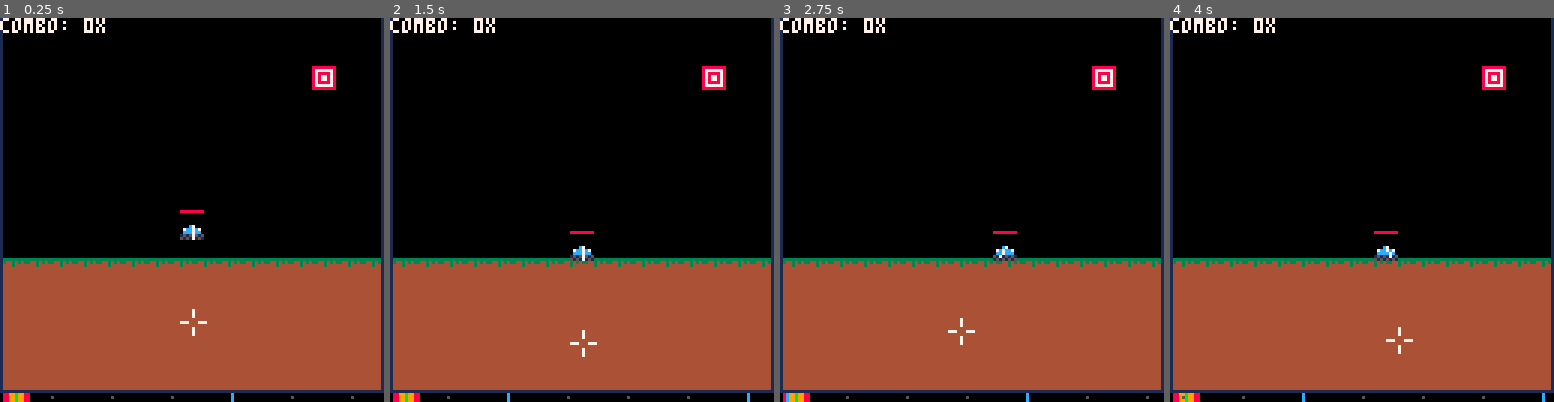
Above: before the commit, frames 1-4 (left to right).
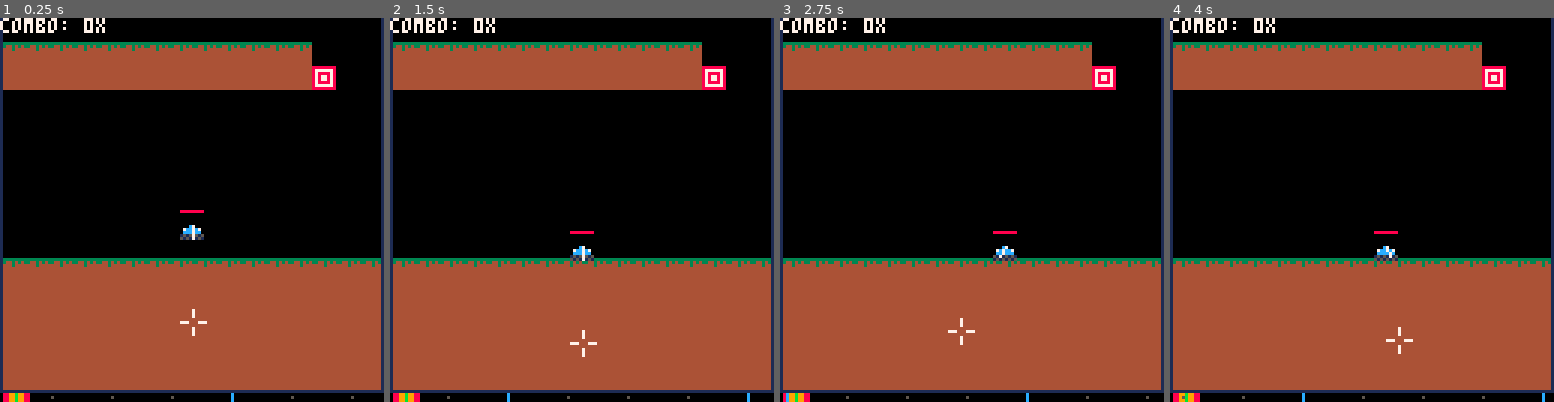
Above: after the commit, the same moments.

Repository: MarrMann/tanks.p8
Game: PICO-8 cartridge tanks.p8
Same seed, same stepped clock (60 frames per second), same inputs: the game is played once before the commit and once after it.
Inputs:
- Up to frame 1 (0.25 s): no input
- Up to frame 2 (1.5 s): tap X (X key) at 0.33, 1.07 s
- Up to frame 3 (2.75 s): hold Right 1.6-2.1 s; tap X (X key) at 1.85 s; hold Up 2.15-2.42 s; hold Right from 2.47 s (still down)
- Up to frame 4 (4 s): tap X (X key) at 2.97 s; release Right at 3.03 s; hold Left 3.08-3.58 s; hold Down 3.63-3.97 s

The runs differ from the first frame. In frame 1, 10% of the frame differs, in the area x 0-82%, y 6-19%; in frame 2, 10%; in frame 3, 10%; in frame 4, 10%.

Commit message:
Fixed falling logic

Diff:
--- a/tanks.p8
+++ b/tanks.p8
@@ -1,5 +1,5 @@
 pico-8 cartridge // http://www.pico-8.com
-version 42
+version 43
 __lua__
 // general
 
@@ -373,18 +373,20 @@
 		mapset(i, y4, 0)
 	end
 	if fall then
+		local tmp_fall={}
 		if mapget(o_x+x, y2 - 1) != 0 then
-			add(fallings, {x=o_x+x, y=y2-1})
+			add(tmp_fall, {x=o_x+x, y=y2-1})
 		end
 		if mapget(o_x+y, y4 - 1) != 0 then
-			add(fallings, {x=o_x+y, y=y4-1})
+			add(tmp_fall, {x=o_x+y, y=y4-1})
 		end
 		if mapget(o_x-x, y2 - 1) != 0 then
-			add(fallings, {x=o_x-x, y=y2-1})
+			add(tmp_fall, {x=o_x-x, y=y2-1})
 		end
 		if mapget(o_x-y, y4 - 1) != 0 then
-			add(fallings, {x=o_x-y, y=y4-1})
-		end
+			add(tmp_fall, {x=o_x-y, y=y4-1})
+		end
+		return tmp_fall
 	end
 end
 
@@ -392,17 +394,52 @@
 	x = 0
 	y = r
 	d = 3 - 2 * r
-	draw_circ(o_x, o_y, x, y, fall)
-	while y >= x do
-		if d > 0 then
-			y -= 1
-			d = d + 4 * (x - y) + 10
-		else
-			d = d + 4 * x + 6
-		end
-
-		x += 1
+	-- split logic between falling and not falling
+	if fall then
+		-- save possible falling pixels
+		local tmp_fall=draw_circ(o_x, o_y, x, y, fall)
+		local to_add = {}
+		while y >= x do
+			if d > 0 then
+				y -= 1
+				d = d + 4 * (x - y) + 10
+			else
+				d = d + 4 * x + 6
+			end
+
+			x += 1
+			local add_fall=draw_circ(o_x, o_y, x, y, fall)
+			for a in all(add_fall) do
+				add(tmp_fall, a)
+			end
+		end
+
+		-- check which pixels to add to fallings
+		-- avoids overlapping pixels
+		for t in all(tmp_fall) do
+			if to_add[tostring(t.x)] == nil then
+				to_add[tostring(t.x)] = t
+			elseif to_add[tostring(t.x)].y > t.y then
+				to_add[tostring(t.x)] = t
+			end
+		end
+		for k,v in pairs(to_add) do
+			add(fallings, v)
+		end
+	-- not fallings
+	else
 		draw_circ(o_x, o_y, x, y, fall)
+		while y >= x do
+			if d > 0 then
+				y -= 1
+				d = d + 4 * (x - y) + 10
+			else
+				d = d + 4 * x + 6
+			end
+
+			x += 1
+			draw_circ(o_x, o_y, x, y, fall)
+		end
 	end
 end
 -->8
@@ -1188,8 +1225,8 @@
 00000000000000000000000000000000000000000000000000000000000000000000000000000000000000000000000000000000515151518888888800000000
 __map__
 3f3f3f3f3f3f3f3f3f3f3f3f3f3f3f3f3f000000000000000000003e00000000000000000000000000000000000000000000000000000000000000000000000000000000000000000000000000000000000000000000000000000000000000000000000000000000000000000000000000000000000000000000000000000000
-3f3f3f3f3f3f3f3f3f3f3f3f3f3f3f3f3f00000000000000000000130000000000000000000000000000003e000000000000000000000000000000000000000000000000000000000000000000000000000000000000000000000000000000000000000000000000000000000000000000000000000000000000000000000000
-3f3f3f3f3f3f3f3f3f3f3f3f3f3e3f3f3f00000000000000000000133f000000000000000000000000000000000000000000000000000000000000000000000000000000000000000000000000000000000000000000000000000000000000000000000000000000000000000000000000000000000000000000000000000000
+020202020202020202020202023f3f3f3f00000000000000000000130000000000000000000000000000003e000000000000000000000000000000000000000000000000000000000000000000000000000000000000000000000000000000000000000000000000000000000000000000000000000000000000000000000000
+131313131313131313131313133e3f3f3f00000000000000000000133f000000000000000000000000000000000000000000000000000000000000000000000000000000000000000000000000000000000000000000000000000000000000000000000000000000000000000000000000000000000000000000000000000000
 3f3f3f3f3f3f3f3f3f3f3f3f3f3f3f3f3f00000000000000000000133f000000000000000000000000000000000000000000000000000000000000000000000000000000000000000000000000000000000000000000000000000000000000000000000000000000000000000000000000000000000000000000000000000000
 3f3f3f3f3f3f3f3f3f3f3f3f3f3f3f3f3f000000000000000000001300000000000000000000000000000000000000000000000000000000000000000000000000000000000000000000000000000000000000000000000000000000000000000000000000000000000000000000000000000000000000000000000000000000
 3f3f3f3f3f3f3f3f3f3f3f3f3f3f3f3f3f000000000000000000001300000000000000000000000000000000000000000000000000000000000000000000000000000000000000000000000000000000000000000000000000000000000000000000000000000000000000000000000000000000000000000000000000000000
